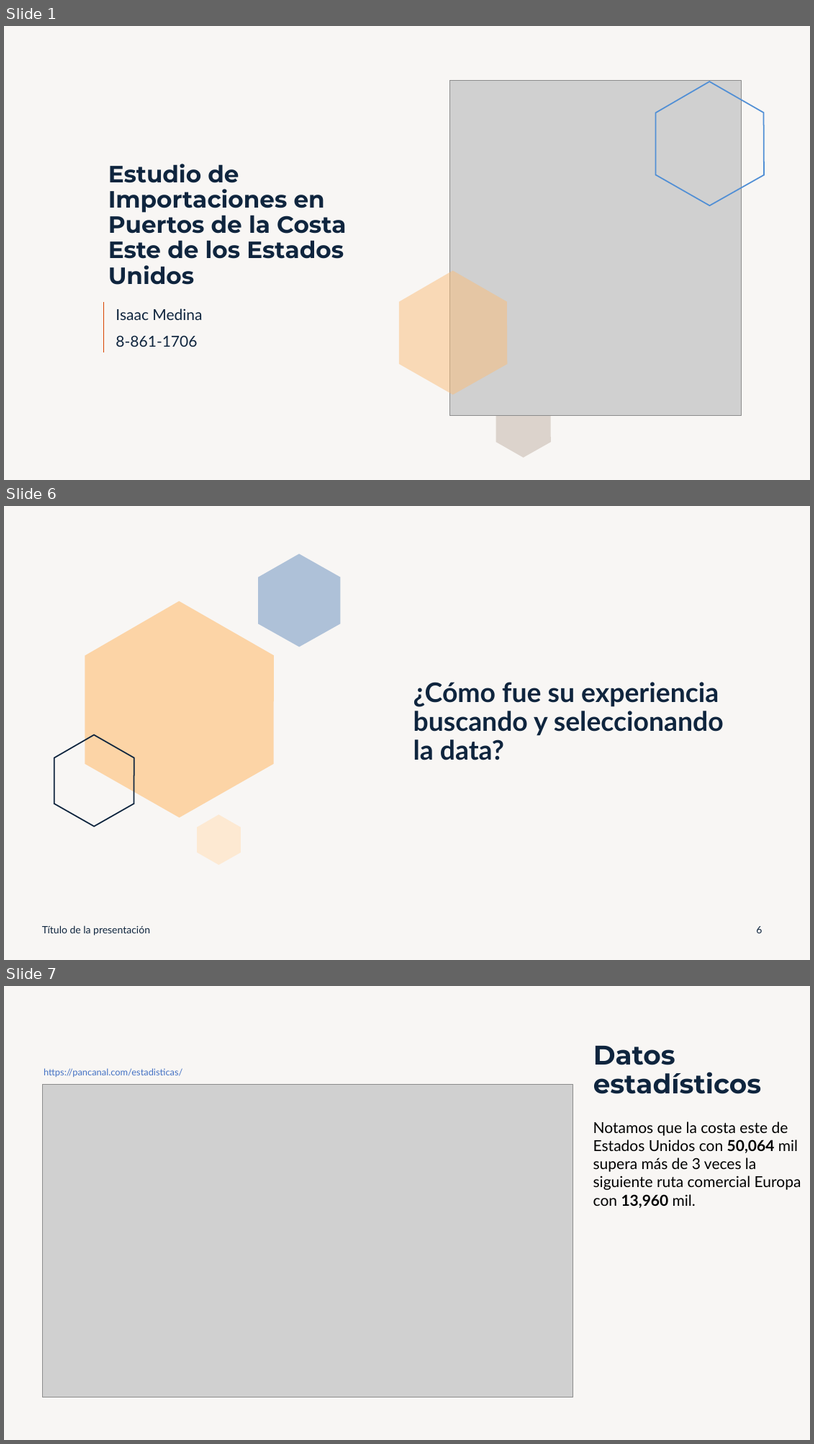
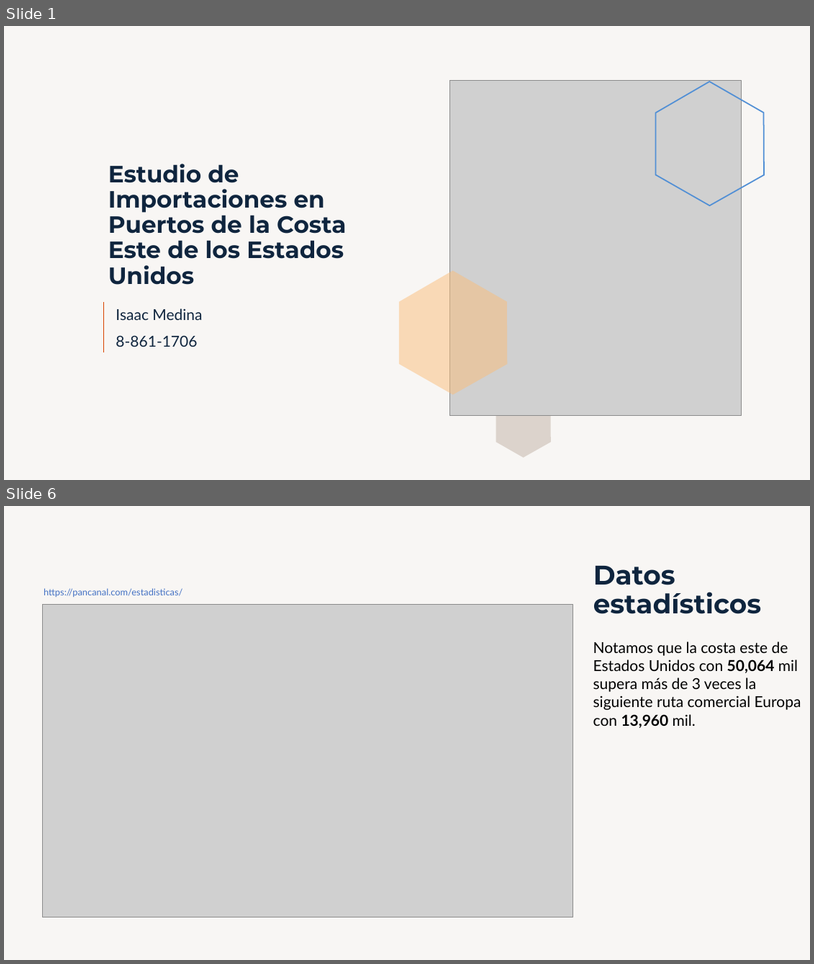
Before and after one commit to isaacmedina/usa-container-ports-timeline-series, a slide deck: docs/Presentacion.pptx. Shown one above the other, each under a label of ours: slides 1, 6 and 7 before the commit, slides 1 and 6 after it; the slides between them are not shown. The pictures are 814x1444 and 814x964 pixels, drawn with LibreOffice and Linux fonts; fonts in the diff are those of the drawing; grey boxes stand for pictures. Boxes give left, top, right and bottom in pixels: in the first picture for what was removed or moved away, otherwise in the second. Text is boxed around its words. In the diff, an @@ line names an element or a change of style, - is before the commit and + after.

```diff
--- a/docs/Presentacion.pptx
+++ b/docs/Presentacion.pptx
@@ slide 6 removed at (4, 506, 810, 960), background #DCD3CC at 20% opacity @@
@@ freeform shape removed at (258, 554, 340, 647) @@
@@ freeform shape removed at (85, 601, 274, 818) @@
@@ title removed at (414, 682, 724, 760) @@
-¿Cómo fue su experiencia buscando y seleccionando la data?
@@ freeform shape removed at (54, 735, 134, 826) @@
@@ freeform shape removed at (197, 815, 241, 865) @@
@@ text removed at (42, 925, 150, 935) @@
-Título de la presentación
@@ page number removed at (756, 926, 762, 933) @@
-6
@@ what was slide 7 is now slide 6 @@
```
Also in this commit, not shown: 5 slides changed, 2 slides added, 4 other slides removed, 3 other files.
